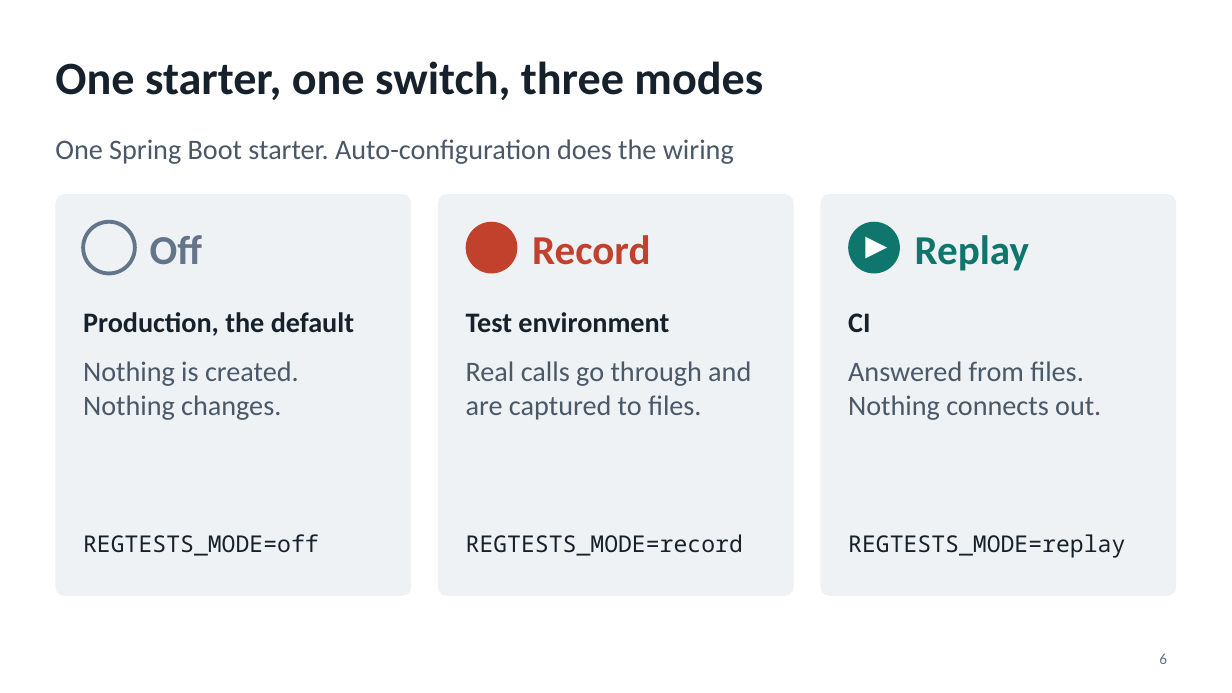
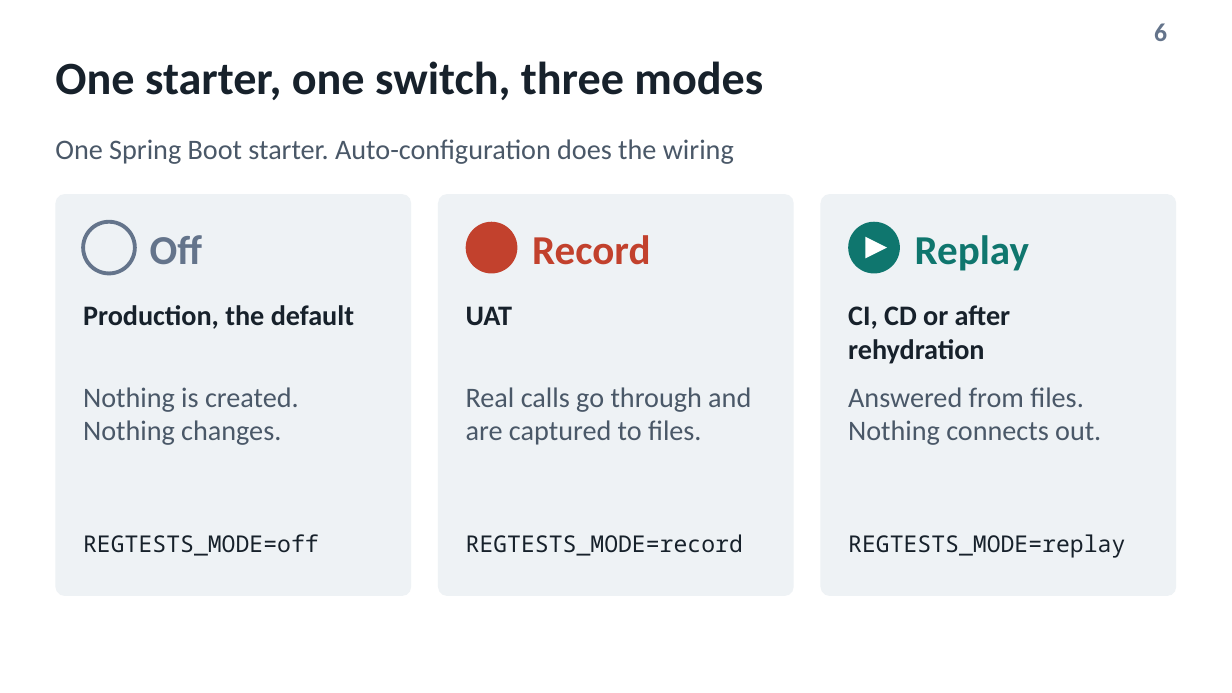
Before and after one commit to mgavr/regtests-prototype, a slide deck: slide 6 of docs/presentation/regtests-prototype.pptx. Drawn at 1232x693 pixels with LibreOffice and Linux fonts; fonts in the diff are those of the drawing. Boxes give left, top, right and bottom in pixels: in the first picture for what was removed or moved away, otherwise in the second. Text is boxed around its words. In the diff, an @@ line names an element or a change of style, - is before the commit and + after.

```diff
--- a/docs/presentation/regtests-prototype.pptx
+++ b/docs/presentation/regtests-prototype.pptx
@@ page number: place and size @@
-page number at bbox=[1159, 653, 1167, 664]
+page number at bbox=[1154, 23, 1167, 41]
@@ page number at bbox=[1154, 23, 1167, 41]: size 12 to 20 pt, bold on @@
@@ vertical alignment middle to top in 3 elements at bbox=[83, 305, 354, 329], bbox=[848, 305, 1011, 364], bbox=[466, 306, 512, 325] @@
@@ text at bbox=[466, 306, 512, 325]: text changed @@
-Test environment
+UAT
@@ text at bbox=[848, 305, 1011, 364]: text changed @@
-CI
+CI, CD or after rehydration
@@ text "Nothing is created. Nothing changes.": place and size @@
-text "Nothing is created. Nothing changes." at bbox=[83, 361, 299, 420]
+text "Nothing is created. Nothing changes." at bbox=[83, 387, 299, 445]
@@ text "Real calls go through and ...": place and size @@
-text "Real calls go through and ..." at bbox=[466, 361, 751, 420]
+text "Real calls go through and ..." at bbox=[466, 387, 751, 445]
@@ text "Answered from files. Nothing connects ...": place and size @@
-text "Answered from files. Nothing connects ..." at bbox=[848, 361, 1101, 420]
+text "Answered from files. Nothing connects ..." at bbox=[848, 387, 1101, 445]
```
Also in this commit, not shown: 10 other slides changed, 1 slide added, 2 other files.
